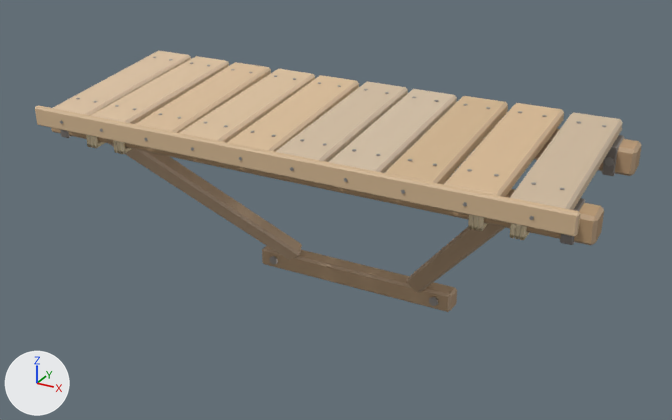
What one commit did to the glTF model game/assets/models/platforms/platform_braced_300.glb.
One viewpoint serves both versions: a 50 mm lens placed at (2.38, -4.64, 1.46), pointed at (0.11, -0.51, -0.6). Lighting does not change. The marker at lower left points along +X, +Y and +Z. The picture after the commit comes second. Where no turn or scale is listed for an object, it has been applied to the vertices. Vertices at exactly the same position are counted once.

Objects in the first picture: 'Iron', 'Rope', 'Wood'.
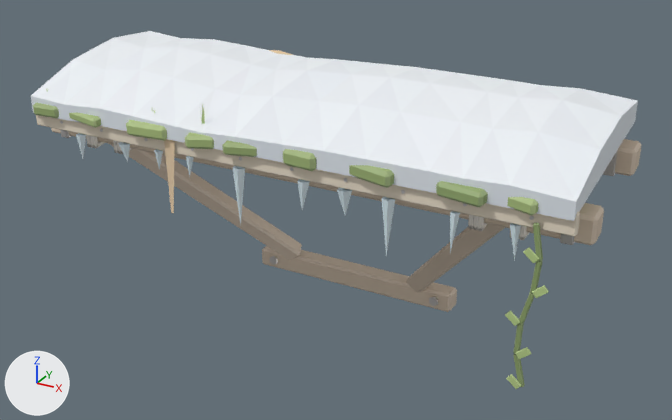
Pixel boxes [x1, y1, x2, y2] of what changed, in the pictures (672 x 420 px):
'Snow', added: after [31, 31, 638, 221]
'Moss', added: after [33, 89, 539, 215]
'Ice', added: after [76, 133, 521, 261]
'Vine', added: after [505, 223, 549, 389]
'Sand', added (mostly hidden): after [164, 50, 293, 214]
'Nail', added (mostly hidden): after [60, 120, 534, 220]
part 1 of me_mesh_0, recoloured: before [35, 50, 623, 237]; after [36, 115, 580, 237]
part 2 of me_mesh_0, recoloured: [51, 128, 641, 312] in both

Edits to the bpy script that builds the scene:
```text
Add mat_material_8:
    mat_material_8 = bpy.data.materials.new('Material_8')
    mat_material_8.use_nodes = True; mat_material_8.node_tree.nodes.clear()
    _N = mat_material_8.node_tree.nodes; _L = mat_material_8.node_tree.links
    n0 = _N.new('ShaderNodeBsdfPrincipled'); n0.name = 'Principled BSDF'
    n0.inputs[2].default_value = 0.9  # 'Roughness'
    n1 = _N.new('ShaderNodeOutputMaterial'); n1.name = 'Material Output'
    n2 = _N.new('ShaderNodeVertexColor'); n2.name = 'Color Attribute'
    _L.new(n0.outputs[0], n1.inputs[0])  # 'BSDF' to 'Surface'
    _L.new(n2.outputs[0], n0.inputs[0])  # 'Color' to 'Base Color'
Add mat_material_7:
    mat_material_7 = bpy.data.materials.new('Material_7')
    mat_material_7.use_nodes = True; mat_material_7.node_tree.nodes.clear()
    _N = mat_material_7.node_tree.nodes; _L = mat_material_7.node_tree.links
    n0 = _N.new('ShaderNodeBsdfPrincipled'); n0.name = 'Principled BSDF'
    n0.inputs[2].default_value = 0.95  # 'Roughness'
    n1 = _N.new('ShaderNodeOutputMaterial'); n1.name = 'Material Output'
    n2 = _N.new('ShaderNodeVertexColor'); n2.name = 'Color Attribute'
    _L.new(n0.outputs[0], n1.inputs[0])  # 'BSDF' to 'Surface'
    _L.new(n2.outputs[0], n0.inputs[0])  # 'Color' to 'Base Color'
Add mat_material_6:
    mat_material_6 = bpy.data.materials.new('Material_6')
    mat_material_6.use_nodes = True; mat_material_6.node_tree.nodes.clear()
    _N = mat_material_6.node_tree.nodes; _L = mat_material_6.node_tree.links
    n0 = _N.new('ShaderNodeBsdfPrincipled'); n0.name = 'Principled BSDF'
    n0.inputs[2].default_value = 0.97  # 'Roughness'
    n1 = _N.new('ShaderNodeOutputMaterial'); n1.name = 'Material Output'
    n2 = _N.new('ShaderNodeVertexColor'); n2.name = 'Color Attribute'
    _L.new(n0.outputs[0], n1.inputs[0])  # 'BSDF' to 'Surface'
    _L.new(n2.outputs[0], n0.inputs[0])  # 'Color' to 'Base Color'
Add mat_material_5:
    mat_material_5 = bpy.data.materials.new('Material_5')
    mat_material_5.use_nodes = True; mat_material_5.node_tree.nodes.clear()
    _N = mat_material_5.node_tree.nodes; _L = mat_material_5.node_tree.links
    n0 = _N.new('ShaderNodeBsdfPrincipled'); n0.name = 'Principled BSDF'
    n0.inputs[2].default_value = 0.2  # 'Roughness'
    n1 = _N.new('ShaderNodeOutputMaterial'); n1.name = 'Material Output'
    n2 = _N.new('ShaderNodeVertexColor'); n2.name = 'Color Attribute'
    _L.new(n0.outputs[0], n1.inputs[0])  # 'BSDF' to 'Surface'
    _L.new(n2.outputs[0], n0.inputs[0])  # 'Color' to 'Base Color'
Add mat_material_4:
    mat_material_4 = bpy.data.materials.new('Material_4')
    mat_material_4.use_nodes = True; mat_material_4.node_tree.nodes.clear()
    _N = mat_material_4.node_tree.nodes; _L = mat_material_4.node_tree.links
    n0 = _N.new('ShaderNodeBsdfPrincipled'); n0.name = 'Principled BSDF'
    n0.inputs[2].default_value = 0.8  # 'Roughness'
    n1 = _N.new('ShaderNodeOutputMaterial'); n1.name = 'Material Output'
    n2 = _N.new('ShaderNodeVertexColor'); n2.name = 'Color Attribute'
    _L.new(n0.outputs[0], n1.inputs[0])  # 'BSDF' to 'Surface'
    _L.new(n2.outputs[0], n0.inputs[0])  # 'Color' to 'Base Color'
Change me_mesh_0:
    where me_mesh_0.from_pydata(...)  # 384 vertices, 704 faces; spans x -1.6..1.6, y -1.04..0.0, z -1.3..0.0
    me_mesh_0 part 1: 460 faces centred in x -1.55..1.55, y -1.04..0.0, z -0.22..-0.01 are repainted in the vertex colours; the middle colour goes from beige #dac1a3 to pale yellow #f2e7d3
    me_mesh_0 part 2: 244 faces centred in x -1.6..1.6, y -1.02..0.0, z -1.3..-0.03 are repainted in the vertex colours; the middle colour goes from beige #bda285 to beige #e2d1bd
Add ob_vine:
    ob_vine = bpy.data.objects.new('Vine', me_mesh_8)  # 240 vertices, 440 faces; spans x 1.285..1.469, y -1.086..-1.046, z -1.02..-0.185
    ob_vine.location = (0.0, 0.0, 0.0)
Add ob_moss:
    ob_moss = bpy.data.objects.new('Moss', me_mesh_7)  # 339 vertices, 581 faces; spans x -1.53..1.53, y -1.11..-0.46, z -0.15..0.06
    ob_moss.location = (0.0, 0.0, 0.0)
Add ob_sand:
    ob_sand = bpy.data.objects.new('Sand', me_mesh_6)  # 67 vertices, 94 faces; spans x -1.48..1.48, y -1.07..0.0, z -0.56..0.1
    ob_sand.location = (0.0, 0.0, 0.0)
Add ob_ice:
    ob_ice = bpy.data.objects.new('Ice', me_mesh_5)  # 60 vertices, 50 faces; spans x -1.24..1.31, y -1.07..-1.0, z -0.56..-0.22
    ob_ice.location = (0.0, 0.0, 0.0)
Add ob_snow:
    ob_snow = bpy.data.objects.new('Snow', me_mesh_4)  # 78 vertices, 116 faces; spans x -1.54..1.54, y -1.06..0.0, z -0.15..0.15
    ob_snow.location = (0.0, 0.0, 0.0)
Add ob_nail:
    ob_nail = bpy.data.objects.new('Nail', me_mesh_2_1)  # 600 vertices, 800 faces; spans x -1.42..1.43, y -1.04..-0.12, z -0.18..-0.01
    ob_nail.location = (0.0, 0.0, 0.0)
```
